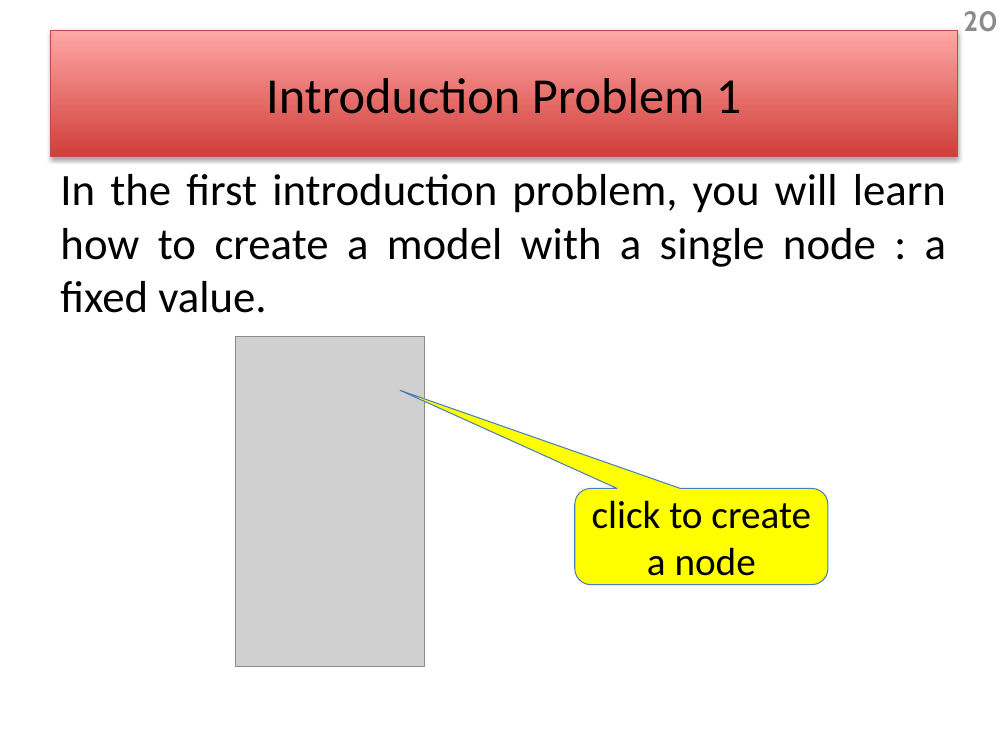
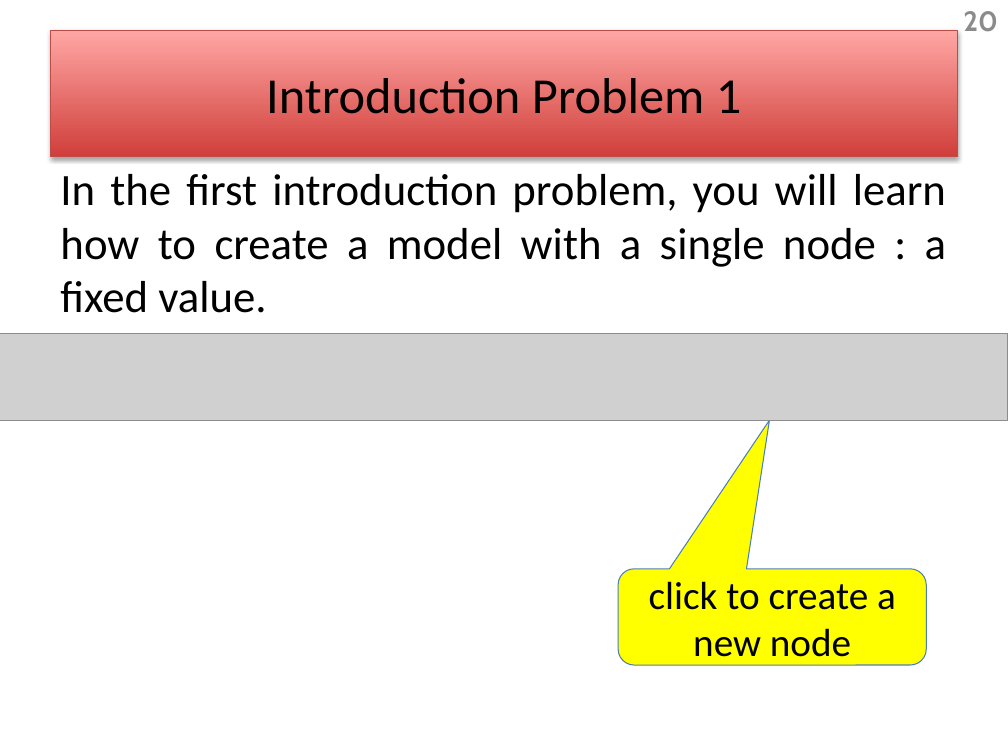
Before and after one commit to Dragoon-Lab/LaitsV3, a slide deck: slide 20 of help/InstructionTabSlides_v25.pptx. Drawn at 1008x756 pixels with LibreOffice and Linux fonts; fonts in the diff are those of the drawing; grey boxes stand for pictures. Boxes give left, top, right and bottom in pixels: in the first picture for what was removed or moved away, otherwise in the second. Text is boxed around its words. In the diff, an @@ line names an element or a change of style, - is before the commit and + after.

```diff
--- a/help/InstructionTabSlides_v25.pptx
+++ b/help/InstructionTabSlides_v25.pptx
@@ picture added at (0, 334, 1008, 420) @@
@@ picture removed at (236, 337, 424, 666) @@
@@ rounded speech box "click to create a new ...": place and size @@
-rounded speech box "click to create a new ..." at (575, 489, 828, 585)
+rounded speech box "click to create a new ..." at (618, 569, 926, 664)
@@ rounded speech box "click to create a new ..." at (618, 569, 926, 664): proportions changed @@
@@ text in rounded speech box at (649, 581, 896, 666): text changed @@
-click to create a node
+click to create a new node
```
Also in this commit, not shown: 17 other slides changed, 32 other files.
